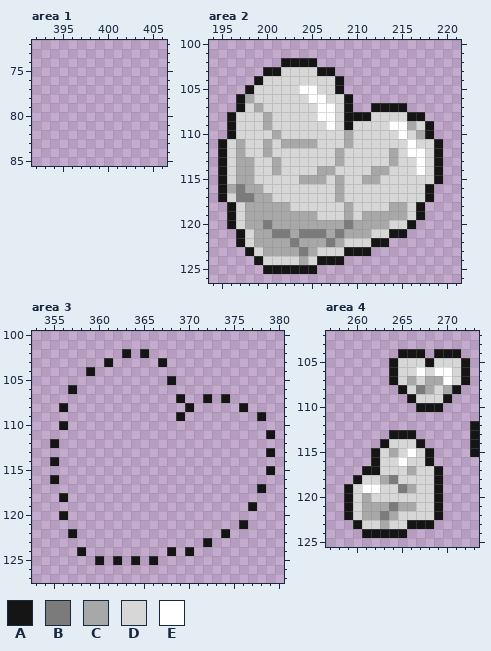
Pixel-art file -- assets/images/terrain.aseprite. The first picture shows the starting point.
512x512 pixels, 1 frame. Shown: area 1: x 392..406, y 72..85; area 2: x 194..221, y 100..126; area 3: x 353..380, y 100..127; area 4: x 257..273, y 102..125. The commit also changed other parts of the picture, which this record leaves out.
Visible layers, top first: "Layer 2", "Layer 1", "Layer 3".
Palette (. is transparent): A #151515  B #7b7b7b  C #a8a8a8  D #d7d7d7  E #ffffff
Pixels before, area 2, first column x 195:
102 .......AAAA..............
103 .....AADDDDAA............
104 ....ADDDDDDDDA...........
105 ...ADDDDDEEDDA...........
106 ..ACDDDDDDEEDDA..........
107 ..ADCDDDDDDEEDA..AAAA....
108 .ADDDCDDDDDEEDAAADDDDAA..
109 .ADDDCDDDDDDEDADDDDEECDA.
110 .ADDDDCDDDDDDDCDDDDDEDCA.
111 ADCDDCDCCCCDDDCDDDDDDEDDA
112 ADCDDCDDDDDDDCDDDDDCDEEDA
113 ADCCDDCDDDDDDCDDDDDCDDEDA
114 ADCCDDCDDDDCCDDDDCCDDDEDA
115 ADCCDDDDDCCCDCDDCCDDDDDDA
116 ACBCCDDDDDDDDCDDDDDDDDDA.
117 ADBBCCDDDDDDDCDDDDDDDDDA.
118 .ADCCCCCDDDDDDCDDDDCCDA..
119 .ADCCCCCCCCDDDCDCCCCCDA..
120 .ADCCBCCCCCCCCBCCCCDDA...
121 ..ADCCBBCBBBCBCCCDDAA....
122 ..ADCCCCBCCCBCDDDAA......
123 ...ADCCCCBCDDDAAA........
124 ....ADDDDCDAAA...........
125 .....AAAAAA..............
Pixels before, area 3, first column x 355:
102 ........A.A..............
103 ......A.....A............
104 ....A....................
105 .............A...........
106 ..A......................
107 ..............A..A.A.....
108 .A.............A.....A...
109 ..............A........A.
110 .A.......................
111 ........................A
112 A........................
113 ........................A
114 A........................
115 ........................A
116 A........................
117 .......................A.
118 .A.......................
119 ......................A..
120 .A.......................
121 .....................A...
122 ..A................A.....
123 .................A.......
124 ...A.........A.A.........
125 .....A.A.A.A.............
Pixels before, area 4, first column x 259:
104 ......AAA.AAA..
105 .....ADDDADDDA.
106 .....ADDEDEEDA.
107 .....ADCDCCEDA.
108 ......ADBCDCA..
109 .......ADDDA...
110 ........AAA....
111 ...............
112 ..............A
113 .....AAA......A
114 ....ADDDA.....A
115 ...ADCDEDA....A
116 ...ADDEDDA.....
117 ..AADDDCDDA....
118 .ADDCBDDDDA....
119 ADEEDDBCDDA....
120 ADCDDDDDDDA....
121 ADCCCBCCDDA....
122 ADCCBCDDDDA....
123 .ADDCDDAAA.....
124 ..AAAAA........
After:
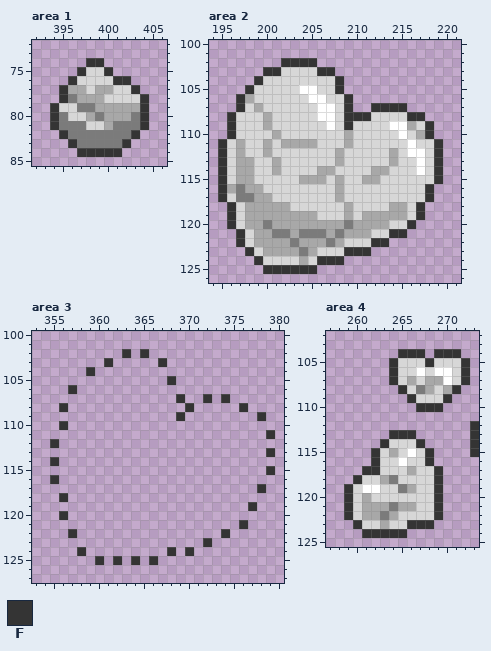
Colours new in this view: F #343434
Edits made:
Area 1, layer "Layer 1":
Colour B is added in row 78 at x 396; in row 79 at x 397 to 398; in row 80 at x 395, 399 and 403; in row 81 at x 395 to 397 and 401 to 403; in row 82 at x 396 to 402; in row 83 at x 397 to 401.
Colour C is added in row 77 at x 396 to 397 and 399 to 400; in row 78 at x 397 to 399; in row 79 at x 399 to 403; in row 80 at x 398 and 400 to 402; in row 81 at x 400.
Colour D is added in row 75 at x 398 to 399; in row 76 at x 397 to 400; in row 77 at x 398 and 401 to 402; in row 78 at x 400 to 403; in row 79 at x 395 to 396; in row 80 at x 396 to 397.
Colour D is added in row 81 at x 398 to 399.
Colour F is added in row 74 at x 398 to 399; in row 75 at x 397 and 400; in row 76 at x 396 and 401 to 402; in row 77 at x 395 and 403; in row 78 at x 395 and 404; in rows 79 to 81 at x 394 and 404.
Colour F is added in row 82 at x 395 and 403; in row 83 at x 396 and 402; in row 84 at x 397 to 401.
Area 2, layer "Layer 1":
Colour F replaces colour A in row 102 at x 202 to 205; in row 103 at x 200 to 201 and 206 to 207; in row 104 at x 199 and 208; in row 105 at x 198 and 208; in row 106 at x 197 and 209; in row 107 at x 197, 209 and 212 to 215.
Colour F replaces colour A in row 108 at x 196, 209 to 211 and 216 to 217; in row 109 at x 196, 209 and 218; in row 110 at x 196 and 218; in rows 111 to 115 at x 195 and 219; in rows 116 to 117 at x 195 and 218; in rows 118 to 119 at x 196 and 217.
Colour F replaces colour A in row 120 at x 196 and 216; in row 121 at x 197 and 214 to 215; in row 122 at x 197 and 212 to 213; in row 123 at x 198 and 209 to 211; in row 124 at x 199 and 206 to 208; in row 125 at x 200 to 205.
Area 3, layer "Layer 1":
Colour F replaces colour A in row 102 at x 363 and 365; in row 103 at x 361 and 367; in row 104 at x 359; in row 105 at x 368; in row 106 at x 357; in row 107 at x 369, 372 and 374.
Colour F replaces colour A in row 108 at x 356, 370 and 376; in row 109 at x 369 and 378; in row 110 at x 356; in row 111 at x 379; in row 112 at x 355; in row 113 at x 379.
Colour F replaces colour A in row 114 at x 355; in row 115 at x 379; in row 116 at x 355; in row 117 at x 378; in row 118 at x 356; in row 119 at x 377.
Colour F replaces colour A in row 120 at x 356; in row 121 at x 376; in row 122 at x 357 and 374; in row 123 at x 372; in row 124 at x 358, 368 and 370; in row 125 at x 360, 362, 364 and 366.
Area 4, layer "Layer 1":
Colour F replaces colour A in row 104 at x 265 to 267 and 269 to 271; in row 105 at x 264, 268 and 272; in rows 106 to 107 at x 264 and 272; in row 108 at x 265 and 271; in row 109 at x 266 and 270; in row 110 at x 267 to 269.
Colour F replaces colour A in row 112 at x 273; in row 113 at x 264 to 266 and 273; in row 114 at x 263, 267 and 273; in row 115 at x 262, 268 and 273; in row 116 at x 262 and 268; in row 117 at x 261 to 262 and 269.
Colour F replaces colour A in row 118 at x 260 and 269; in rows 119 to 122 at x 259 and 269; in row 123 at x 260 and 266 to 268; in row 124 at x 261 to 265.
